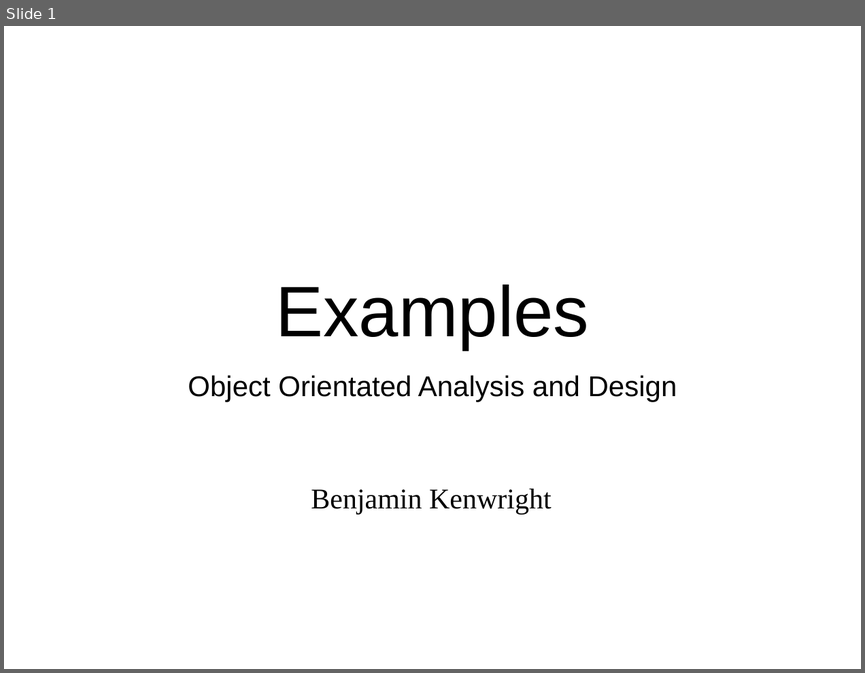
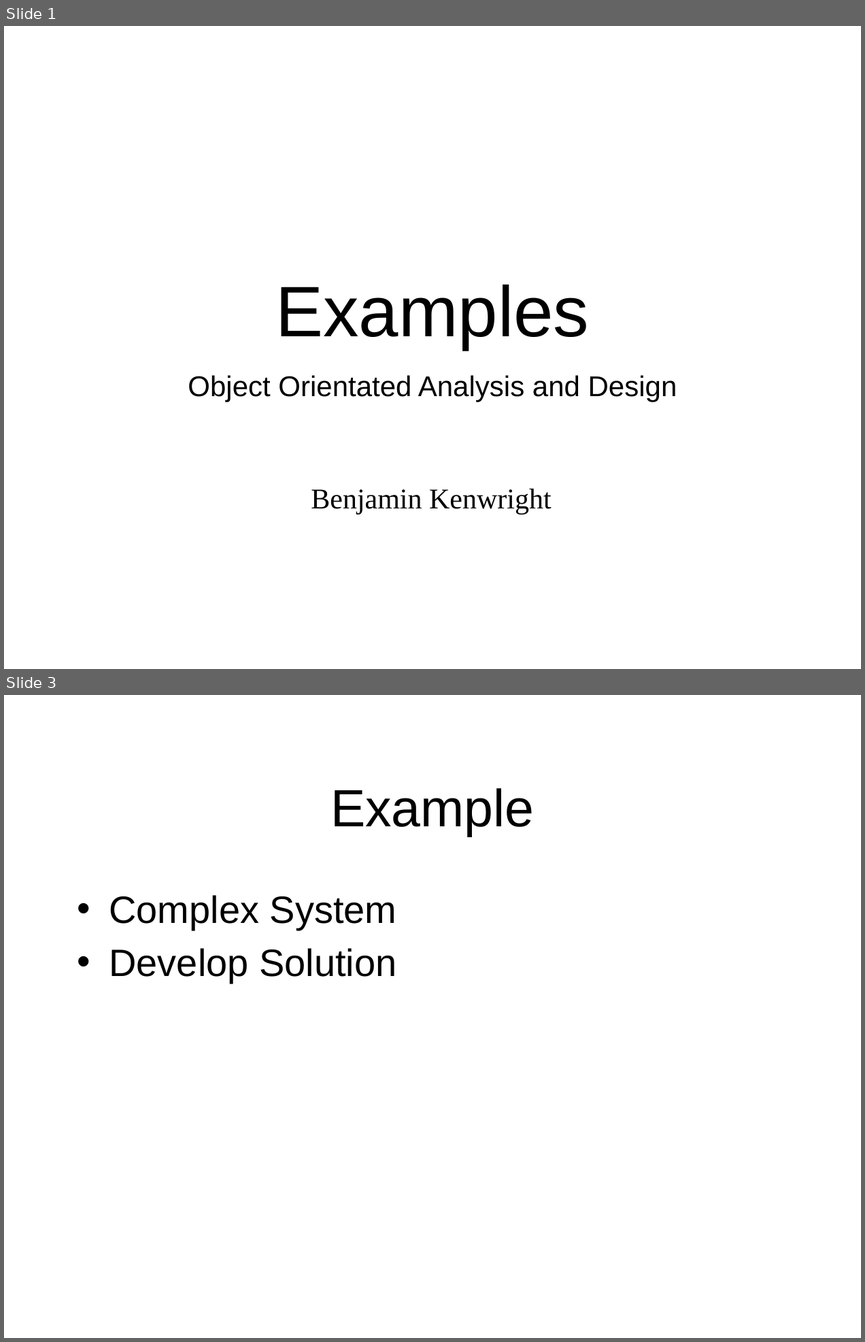
Before and after one commit to octaviordz/zjnu2017.github.io, a slide deck: OOAD/lectures/100--Examples.pptx. Shown one above the other, each under a label of ours: slide 1 before the commit, slides 1 and 3 after it; the slides between them are not shown. The pictures are 865x673 and 865x1342 pixels, drawn with LibreOffice and Linux fonts; fonts in the diff are those of the drawing. Boxes give left, top, right and bottom in pixels: in the first picture for what was removed or moved away, otherwise in the second. Text is boxed around its words. In the diff, an @@ line names an element or a change of style, - is before the commit and + after.

Commit message:
OOAD Example.

```diff
--- a/OOAD/lectures/100--Examples.pptx
+++ b/OOAD/lectures/100--Examples.pptx
@@ slide 3 added at [4,695,861,1338], background #FFFFFF @@
@@ title added at [330,788,534,836], 44 pt, text #000000 @@
+Example
@@ text added at [109,895,397,983], 32 pt, text #000000 @@
+• Complex System
+• Develop Solution
```
Also in this commit, not shown: 3 slides changed, 14 other slides added, 2 other files.
